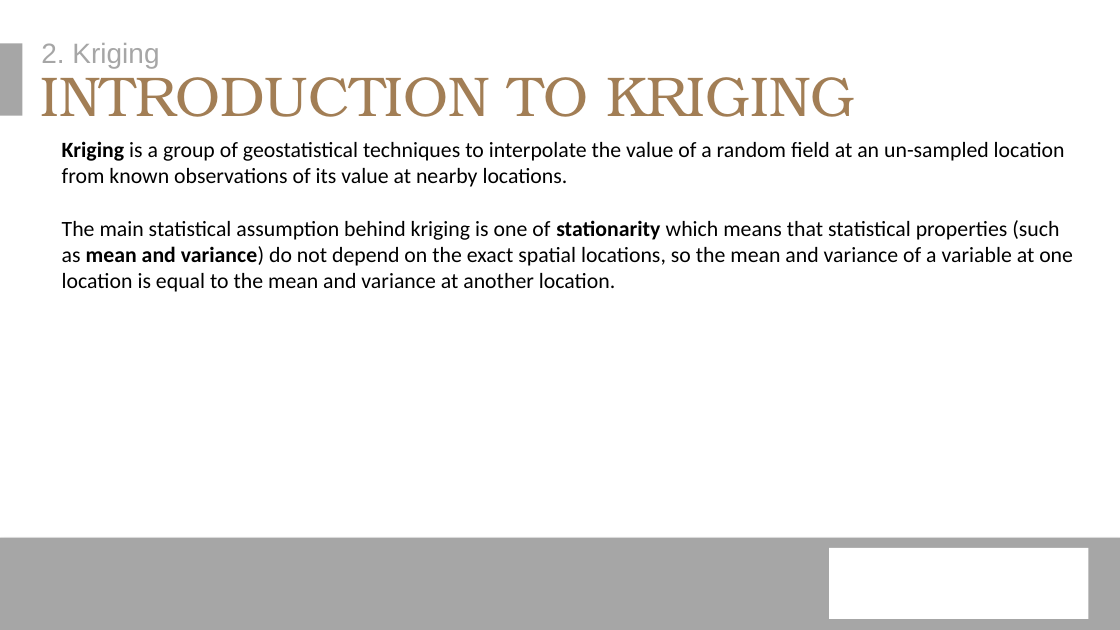
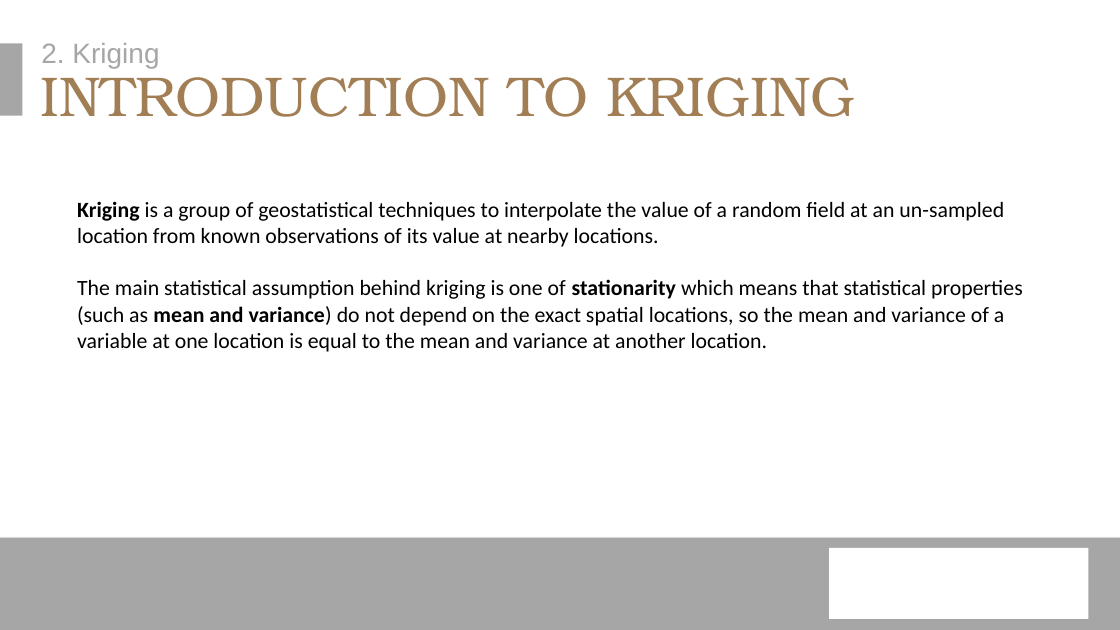
Before and after one commit to erichseamon/BCB503_advanced_geospatial_workshop, a slide deck: slide 9 of doc/BCB_Intro_Advanced_Analysis_1_2021.pptx. Drawn at 1120x630 pixels with LibreOffice and Linux fonts; fonts in the diff are those of the drawing; background and template pictures are left out. Boxes give left, top, right and bottom in pixels: in the first picture for what was removed or moved away, otherwise in the second. Text is boxed around its words. In the diff, an @@ line names an element or a change of style, - is before the commit and + after.

Commit message:
update SAC and kriging code, presentation

```diff
--- a/doc/BCB_Intro_Advanced_Analysis_1_2021.pptx
+++ b/doc/BCB_Intro_Advanced_Analysis_1_2021.pptx
@@ text "Kriging is a group of ..." rewrapped from [62, 141, 1073, 292] to [77, 201, 1023, 352] @@
```
Also in this commit, not shown: 2 other slides changed, 2 slides added, 1 slide removed, 2 other files.
